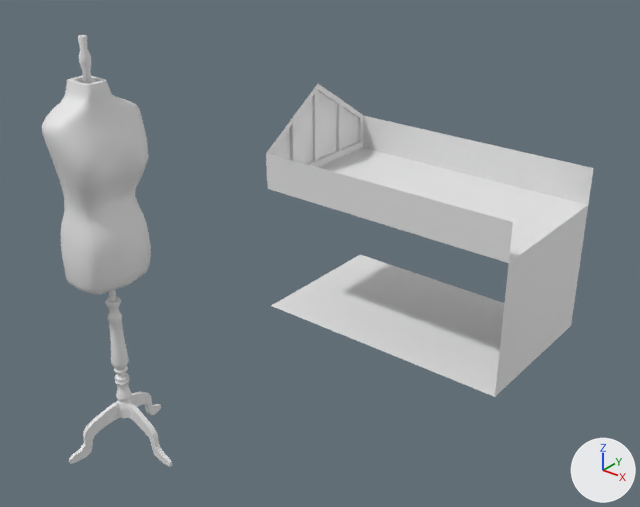
A saved change to the FBX model Assets/Models/ATTIC.fbx.
The view is the same before and after, from a 50 mm camera at (6.34, -4.69, 5.92) aimed at (0.19, 3.0, 1.15). The lights are fixed; the arrows at lower right show +X, +Y and +Z. Where no turn or scale is listed for an object, it has been applied to the vertices.

The older version as bpy lines, for what is in view:
```python
me_cube = bpy.data.meshes.new('Cube')
me_cube.from_pydata(...)  # 117 vertices, 100 faces; spans x -2.06..2.0, y -1.2..1.2, z -1.0..2.36
me_cylinder = bpy.data.meshes.new('Cylinder')
me_cylinder.from_pydata(...)  # 1231 vertices, 1215 faces; spans x -0.35..0.64, y -0.62..0.62, z -0.45..3.83
ob_cube = bpy.data.objects.new('Cube', me_cube)
ob_cube.location = (0.0, 5.69, 0.0)
ob_cylinder = bpy.data.objects.new('Cylinder', me_cylinder)
ob_cylinder.location = (0.0, 0.0, 0.45)
```
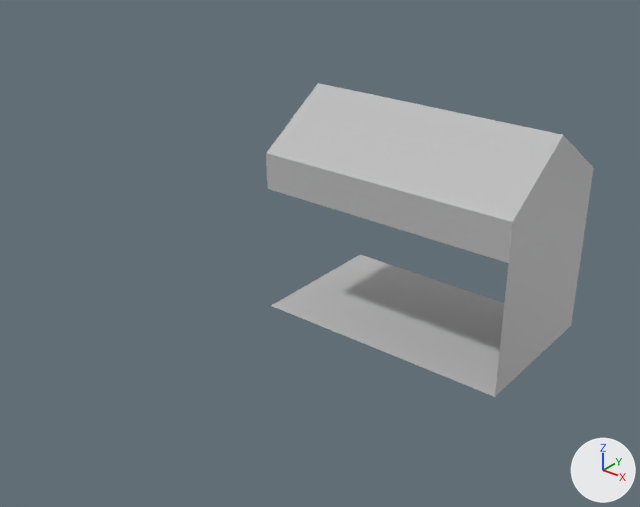
The newer file is also turned or shifted as a whole; pictures and numbers use the older file's frame.

Edits to the bpy script that builds the scene:
```text
Add mat_lambert1:
    mat_lambert1 = principled_material('lambert1')
    mat_lambert1.base_color = (0.5, 0.5, 0.5)  # grey #bcbcbc
Change me_cube:
    used by ob_cube; location = (0.0, 5.69, 0.0)
    remove me_cube.from_pydata(...)  # 117 vertices, 100 faces; spans x -2.06..2.0, y -1.2..1.2, z -1.0..2.36
    add me_cube.from_pydata(...)  # 146 vertices, 134 faces; spans x -2.06..2.0, y -1.2..1.2, z -1.0..2.35
    me_cube part 1
    8 vertices are added at x 2.0, y -0.38..0.39, z 1.6..2.32
    11 new vertices lie (4.0, 0.0, 0.0) away from vertices in x -2.0, y -1.2..1.2, z 1.56..2.36
    5 new vertices lie (0.0, 0.8, 0.0) away from vertices in x 2.0, y -1.2, z 1.0..1.56
    5 new vertices lie (0.0, -0.8, 0.0) away from vertices in x 2.0, y 1.2, z 1.0..1.56
    34 new faces join them
    me_cube part 2: 100 faces spanning x -2.06..2.0, y -1.2..1.2, z -1.0..2.35 switch from no material to mat_lambert1 (grey #bcbcbc)
Remove ob_cylinder:
    ob_cylinder = bpy.data.objects.new('Cylinder', me_cylinder)
    ob_cylinder.location = (0.0, 0.0, 0.45)
```

Where the change shows, as pixel boxes [x1, y1, x2, y2] in the pictures (640 x 507 px):
'Cube', reshaped
    before: [266, 84, 594, 397]
    after: [266, 83, 594, 397]
'Cylinder', deleted
    before: [42, 35, 172, 467]
part 1 of me_cube, added
    after: [267, 83, 594, 263]
part 2 of me_cube, recoloured
    both: [266, 143, 588, 397]
